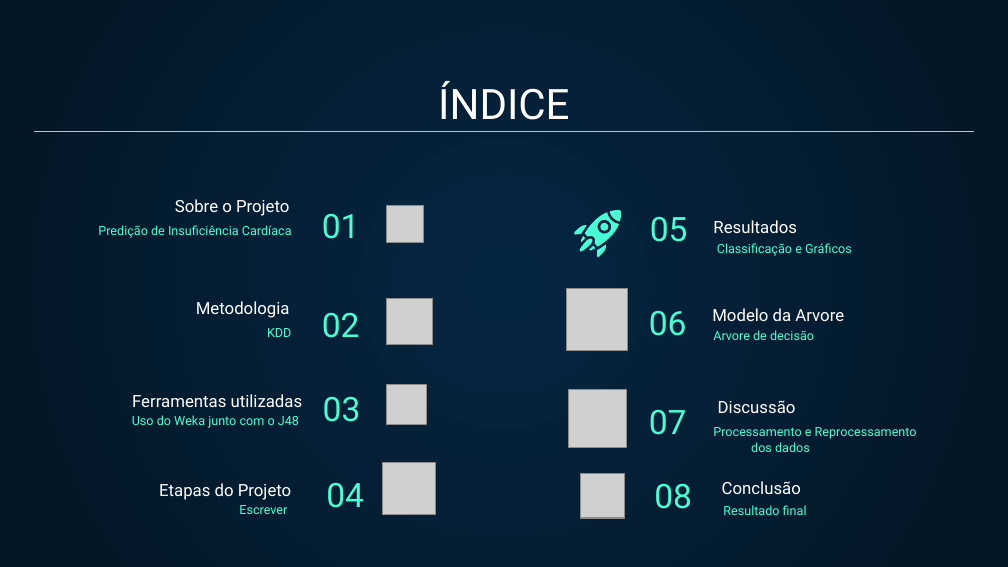
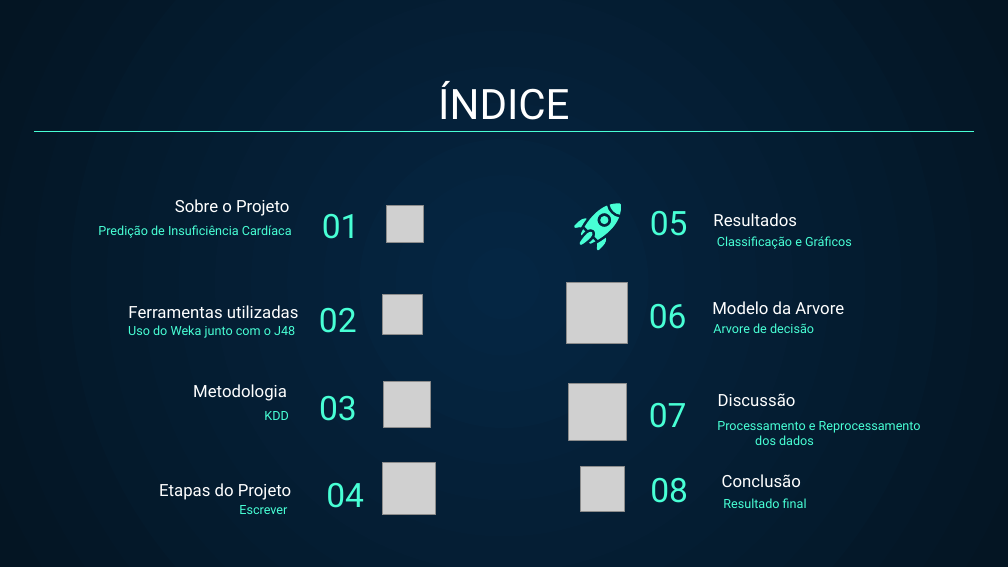
Before and after one commit to gismarb/heart_attack_data_miner, a slide deck: slide 3 of DOC/PPT/ApresentaçãoV2.pptx. Drawn at 1008x567 pixels with LibreOffice and Linux fonts; fonts in the diff are those of the drawing; grey boxes stand for pictures. Boxes give left, top, right and bottom in pixels: in the first picture for what was removed or moved away, otherwise in the second. Text is boxed around its words. In the diff, an @@ line names an element or a change of style, - is before the commit and + after.

```diff
--- a/DOC/PPT/ApresentaçãoV2.pptx
+++ b/DOC/PPT/ApresentaçãoV2.pptx
@@ 8 freeform shapes, 6 titles, 3 pictures, 2 texts, 1 subtitle: place and size @@
-8 freeform shapes, 6 titles, 3 pictures, 2 texts, 1 subtitle at (566,210,852,518)
+8 freeform shapes, 6 titles, 3 pictures, 2 texts, 1 subtitle at (566,204,852,511)
@@ text "02": place and size @@
-text "02" at (322,312,360,338)
+text "02" at (319,307,357,333)
@@ 2 texts, 1 picture: place and size @@
-2 texts, 1 picture at (132,384,426,428)
+2 texts, 1 picture at (128,294,423,338)
@@ subtitle "Arvore de decisão": place and size @@
-subtitle "Arvore de decisão" at (713,330,814,340)
+subtitle "Arvore de decisão" at (713,323,814,333)
@@ 1 picture, 1 subtitle, 1 title: place and size @@
-1 picture, 1 subtitle, 1 title at (196,298,432,345)
+1 picture, 1 subtitle, 1 title at (193,382,430,428)
@@ title "03": place and size @@
-title "03" at (323,396,361,422)
+title "03" at (319,395,357,421)
@@ subtitle "Processamento e Reprocessamento dos dados": place and size @@
-subtitle "Processamento e Reprocessamento dos dados" at (713,427,917,452)
+subtitle "Processamento e Reprocessamento dos dados" at (717,421,921,445)
@@ text "08": place and size @@
-text "08" at (654,483,692,509)
+text "08" at (650,477,688,503)
```
Also in this commit, not shown: 5 other slides changed, 1 slide added, 1 other file.
